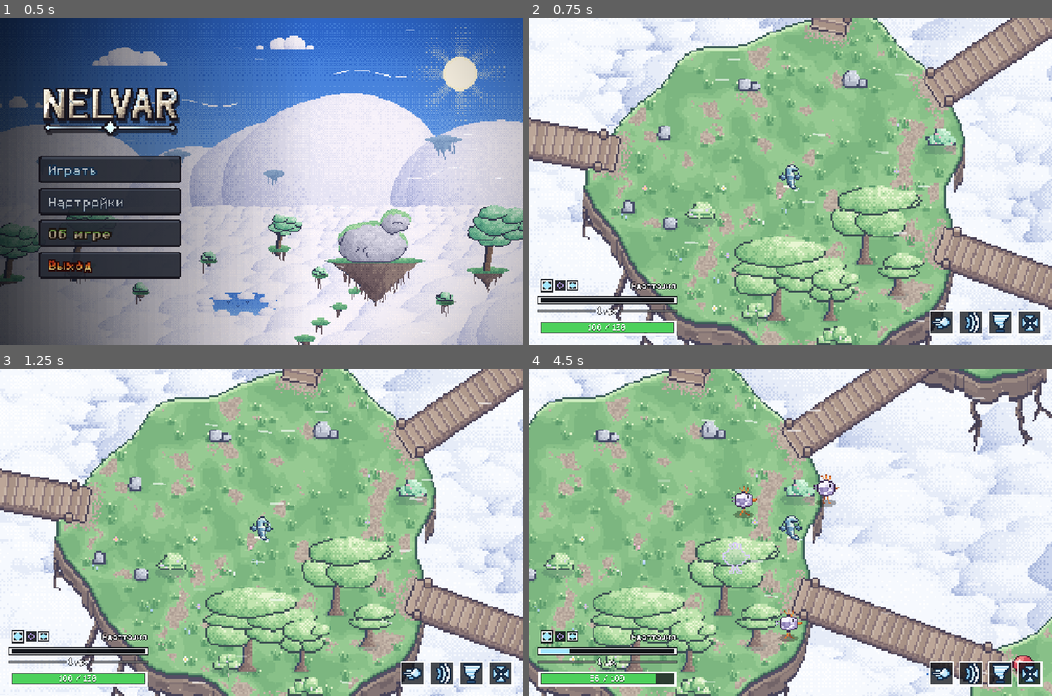
Above: before the commit, frames 1-4 (two rows, left to right).
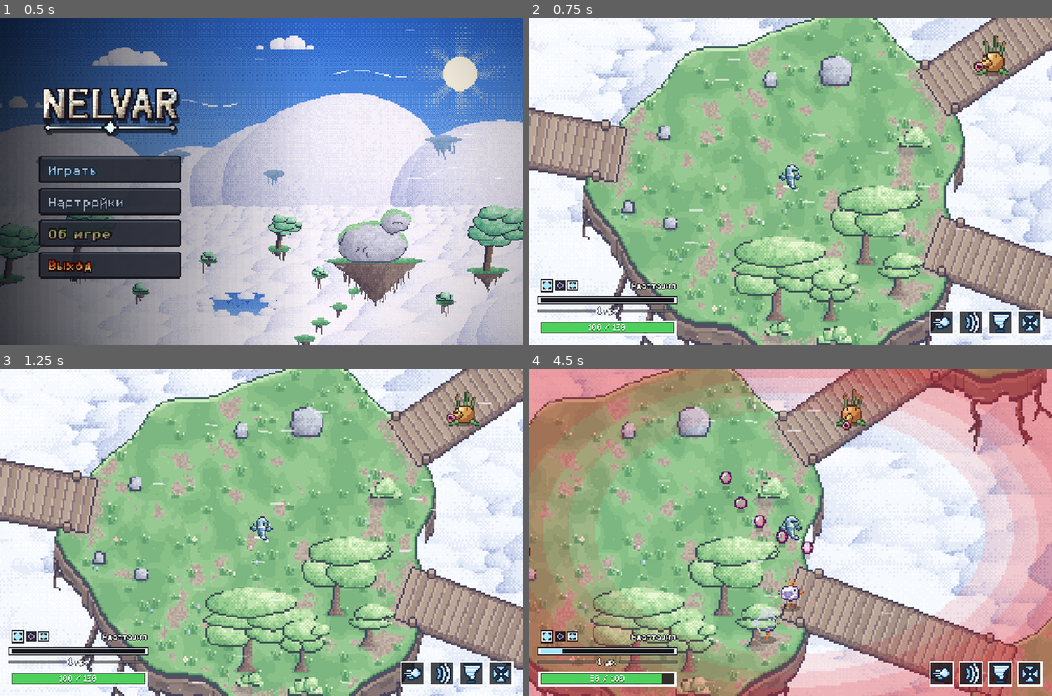
Above: after the commit, the same moments.

Repository: JLichiNus/Nelvar
Game: Godot game, scene res://scenes/main_menu.tscn
The game is run twice, just before and just after one commit, with the same random seed, the same clock (stepped at 60 frames per second) and the same inputs. Sound files missing from this copy of the repository are replaced by a short silence.
Inputs (mouse positions are in pixels of both pictures, inside the frame that each line leads up to):
- Up to frame 1 (0.5 s): no input
- Up to frame 2 (0.75 s): click "Играть" at 0.5 s
- Up to frame 3 (1.25 s): no input
- Up to frame 4 (4.5 s): tap Enter (ui_accept) at 1.25, 1.52 s; move the mouse to (905, 516) at 1.27 s; press the mouse at (905, 516) at 1.28 s; hold D (move_right) 1.28-2 s; release the mouse at (905, 516) at 2 s; drag from (685, 548) to (1004, 499) at 2.02 s; move the mouse to (842, 460) at 2.77 s; hold D (move_right) 2.78-3.5 s; hold E (mutate) 2.78-3.5 s; drag from (764, 597) to (633, 483) at 3.52 s; move the mouse to (947, 581) at 4.27 s; hold A (move_left) from 4.28 s (still down); tap Shift (speed_boost) at 4.35 s

Frame 1 is identical in both runs. In frame 2, 12% of the frame differs, in the area x 0-100%, y 0-100%; in frame 3, 12%; in frame 4, 47%.

Commit message:
fixed bridges & birds

Diff:
--- a/enemies/runner/runner.gd
+++ b/enemies/runner/runner.gd
@@ -433,12 +433,18 @@
 		_kick(Vector2(-0.1, 0.12))
 
 
-# A dash into a trunk or a rock: it bounces off and sits dazed.
+# A dash into a trunk or a rock: it bounces off and sits dazed. At the brink of
+# an island or a bridge (NelvarWorldData.EDGE_LAYER) it only brakes.
 func _check_collisions() -> void:
 	if _state != State.DASH:
 		return
 	for i in get_slide_collision_count():
-		var normal := get_slide_collision(i).get_normal()
+		var collision := get_slide_collision(i)
+		var normal := collision.get_normal()
+		var edge := collision.get_collider() as CollisionObject2D
+		if edge != null and edge.collision_layer & NelvarWorldData.EDGE_LAYER != 0:
+			_start_skid()
+			return
 		if normal.dot(_dash_dir) < -0.55:
 			_knockback_velocity = normal * bonk_bounce
 			_stun(bonk_stun, true)
--- a/enemies/runner/runner.tscn
+++ b/enemies/runner/runner.tscn
@@ -15,7 +15,7 @@
 
 [node name="Runner" type="CharacterBody2D" groups=["enemies"]]
 collision_layer = 8
-collision_mask = 1
+collision_mask = 177
 motion_mode = 1
 texture_filter = 1
 script = ExtResource("1_script")
--- a/enemies/whistler/whistler.tscn
+++ b/enemies/whistler/whistler.tscn
@@ -13,7 +13,7 @@
 
 [node name="Whistler" type="CharacterBody2D" groups=["enemies"]]
 collision_layer = 8
-collision_mask = 1
+collision_mask = 177
 motion_mode = 1
 texture_filter = 1
 script = ExtResource("1_script")
--- a/scripts/world/world_config.gd
+++ b/scripts/world/world_config.gd
@@ -13,7 +13,7 @@
 
 @export_group("Bridges")
 @export var character_width: float = 28.0
-@export_range(2.0, 3.0) var bridge_width_in_characters: float = 2.5
+@export_range(2.0, 5.0) var bridge_width_in_characters: float = 4.0
 @export_range(0, 8) var extra_connections: int = 2
 
 @export_group("Chunks")
--- a/tests/test_runner.gd
+++ b/tests/test_runner.gd
@@ -23,13 +23,14 @@
 	await _check_dash()
 	await _check_no_dash_through_wall()
 	await _check_bonk()
+	await _check_edge()
 	await _check_wave_knocks_down()
 	await _check_hold()
 	await _check_death()
 	if is_instance_valid(_world):
 		_world.free()
 	if _failures.is_empty():
-		print("PASS: %d runner checks; art, chase, dash, skid, wall, bonk, wave, hold, death." % _checks)
+		print("PASS: %d runner checks; art, chase, dash, skid, wall, bonk, edge, wave, hold, death." % _checks)
 		quit(0)
 	else:
 		for failure in _failures:
@@ -60,9 +61,9 @@
 	return runner
 
 
-func _add_wall(at: Vector2, size: Vector2) -> void:
+func _add_wall(at: Vector2, size: Vector2, layer: int = 1) -> void:
 	var wall := StaticBody2D.new()
-	wall.collision_layer = 1
+	wall.collision_layer = layer
 	var shape := CollisionShape2D.new()
 	var rect := RectangleShape2D.new()
 	rect.size = size
@@ -151,6 +152,20 @@
 	_check(runner.global_position.x < 120.0, "Ran through the wall")
 
 
+# The brink of an island on the air map: the Runner stays on the ground and only
+# brakes there, no bonk.
+func _check_edge() -> void:
+	_fresh_world()
+	_add_wall(Vector2(120, 0), Vector2(20, 200), NelvarWorldData.EDGE_LAYER)
+	var runner := _add_runner(Vector2.ZERO, 30.0)
+	await _frames(2)
+	runner._dash_dir = Vector2.RIGHT
+	runner._start_dash()
+	await _frames(20)
+	_check(runner.global_position.x < 120.0 and not runner.is_stunned(),
+		"Ran off an edge or bonked into it")
+
+
 func _check_wave_knocks_down() -> void:
 	_fresh_world()
 	_add_player(Vector2(300, 0))
